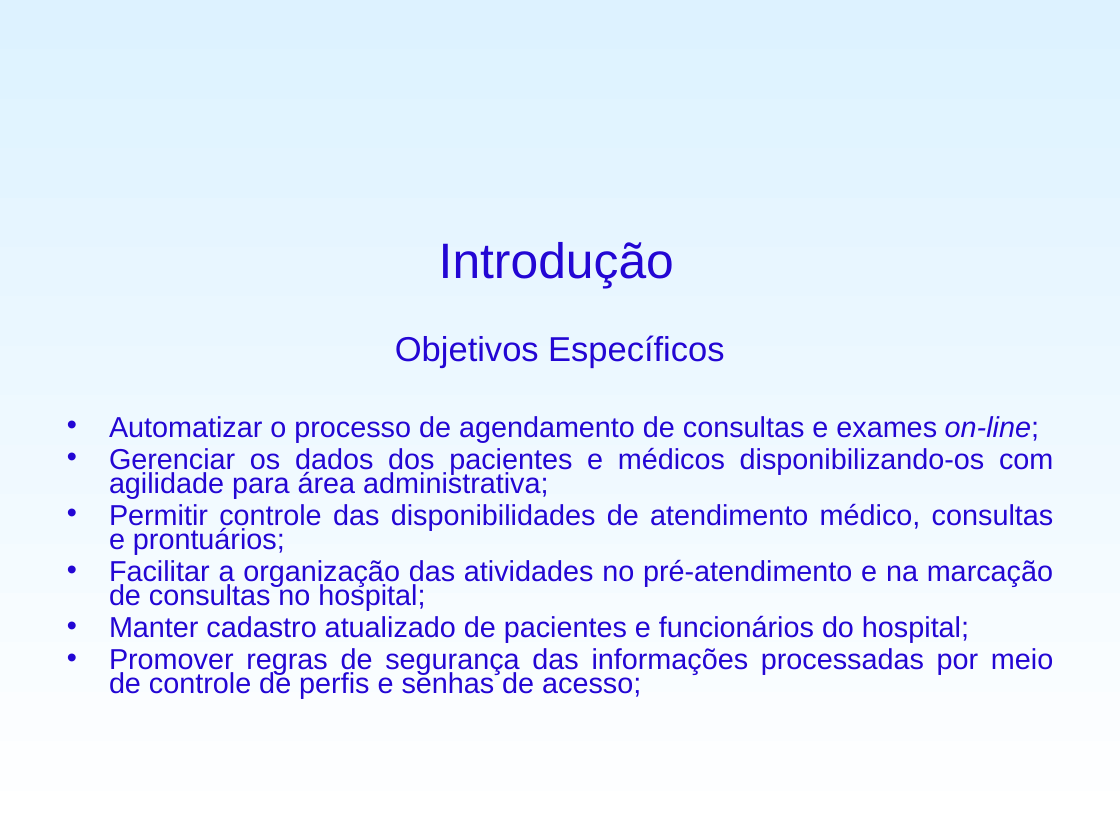
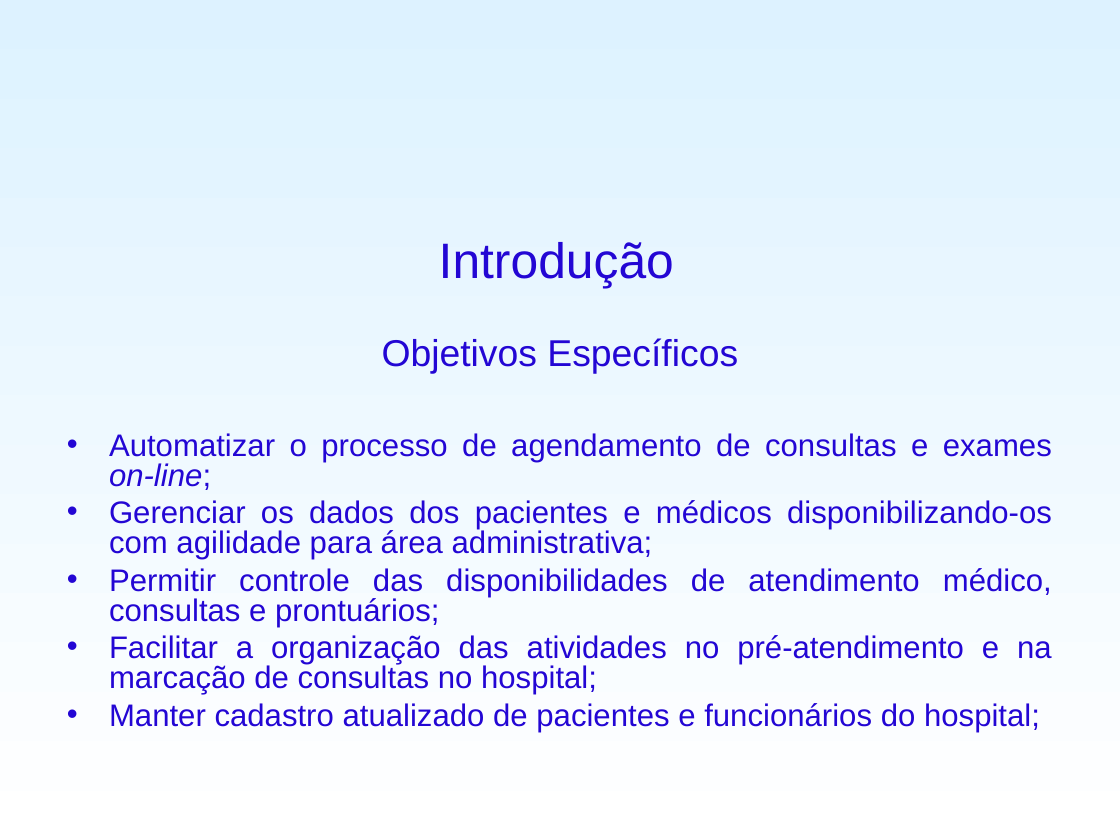
Before and after one commit to fygarciaj/spammichelangelo, a slide deck: slide 7 of SisPAM/PreProjeto/ApresentaçãoTCC.ppt. Drawn at 1120x840 pixels with LibreOffice and Linux fonts; fonts in the diff are those of the drawing; background and template pictures are left out. Boxes give left, top, right and bottom in pixels: in the first picture for what was removed or moved away, otherwise in the second. Text is boxed around its words. In the diff, an @@ line names an element or a change of style, - is before the commit and + after.

```diff
--- a/SisPAM/PreProjeto/ApresentaçãoTCC.ppt
+++ b/SisPAM/PreProjeto/ApresentaçãoTCC.ppt
@@ text "Objetivos Específicos" at (109,338,1052,732): size 22.2 to 24 pt in "Objetivos Específicos"; size 18.5 to 20 pt; line spacing 0.7 to 0.8 @@
@@ text at (109,648,1053,699): paragraph removed @@
-• Promover regras de segurança das informações processadas por meio de controle de perfis e senhas de acesso;
```
Also in this commit, not shown: 2 other slides changed, 1 slide added.
